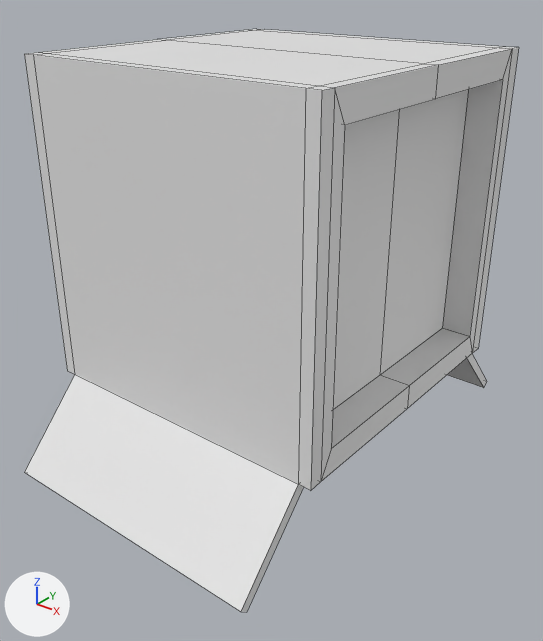
The Blender file blender/Spawnbox.blend as it was, and as the next commit left it.
Both versions are drawn from a 50 mm camera at (2.79, -3.57, 1.49) aimed at (0.07, -0.16, -0.62). The axes (+X, +Y, +Z) are drawn at lower left. The lights are the same throughout. Mesh edges are drawn as thin lines.
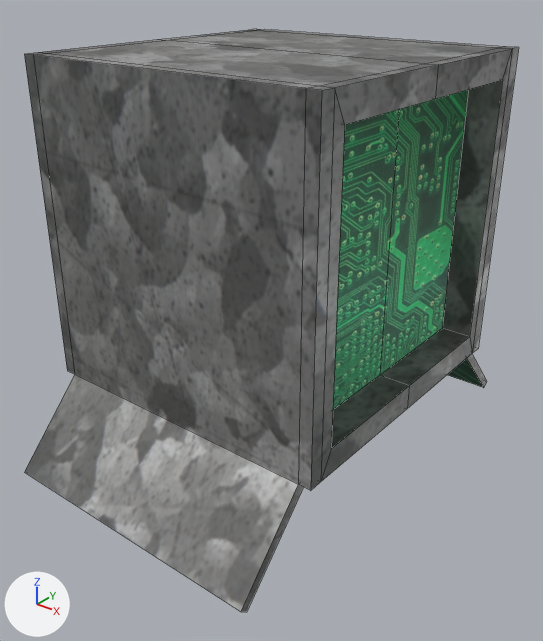
What differs and where, as boxes (x1, y1, x2, y2) in the pictures (543 x 641 px):
```json
{"object": "Cube", "change": "surface changed, reshaped, modifiers changed", "before": [24, 29, 519, 612], "after": [24, 29, 519, 612]}
{"part": 1, "of": "me_cube", "change": "added", "after": [158, 29, 519, 408]}
{"part": 2, "of": "me_cube", "change": "surface changed", "before": [24, 40, 439, 612], "after": [24, 40, 439, 612]}
```

Edits to the scene script, one JSON object a line:
```json
{"op": "add", "block": "img_spawner_texture_png", "code": ["img_spawner_texture_png = load_image('spawner_texture.png', '../textures/spawner_texture.png', 512, 512, 'sRGB')"]}
{"op": "remove", "block": "mat_material", "code": "mat_material.base_color = (0.8, 0.8, 0.8)  # white #e7e7e7"}
{"op": "add", "block": "mat_material", "code": "mat_material.texture = img_spawner_texture_png"}
{"op": "set", "path": "mat_material.metallic", "old": "0.0", "new": "0.541"}
{"block": "me_cube", "where": "# used by ob_cube; location = (0.0, 0.0, 0.0)"}
{"op": "remove", "block": "me_cube", "code": "me_cube.from_pydata(...)  # 39 vertices, 30 faces; spans x -1.0..1.0, y -1.47..0.0, z -1.55..1.0"}
{"op": "add", "block": "me_cube", "code": "me_cube.from_pydata(...)  # 65 vertices, 60 faces; spans x -1.0..1.0, y -1.47..1.47, z -1.55..1.0"}
{"block": "me_cube", "change": "me_cube part 1"}
{"block": "me_cube", "change": "9 vertices are added at x -0.92..1.0, y 0.82..1.47, z -1.55..0.84"}
{"block": "me_cube", "change": "9 new vertices lie (0.0, 0.91, 0.0) away from vertices in x -1.0..1.0, y 0.0, z -1.0..1.0"}
{"block": "me_cube", "change": "8 new vertices lie (0.0, 0.09, 0.0) away from vertices in x -1.0..1.0, y 0.91, z -1.0..1.0"}
{"block": "me_cube", "change": "30 new faces join them"}
{"block": "me_cube", "change": "me_cube part 2: 30 kept faces spanning x -1.0..1.0, y -1.47..0.0, z -1.55..1.0 get new texture (UV) coordinates"}
{"op": "remove", "block": "ob_cube", "code": "_m = ob_cube.modifiers.new('Mirror', 'MIRROR')"}
{"op": "remove", "block": "ob_cube", "code": "_m.use_axis = (False, True, False)"}
```
